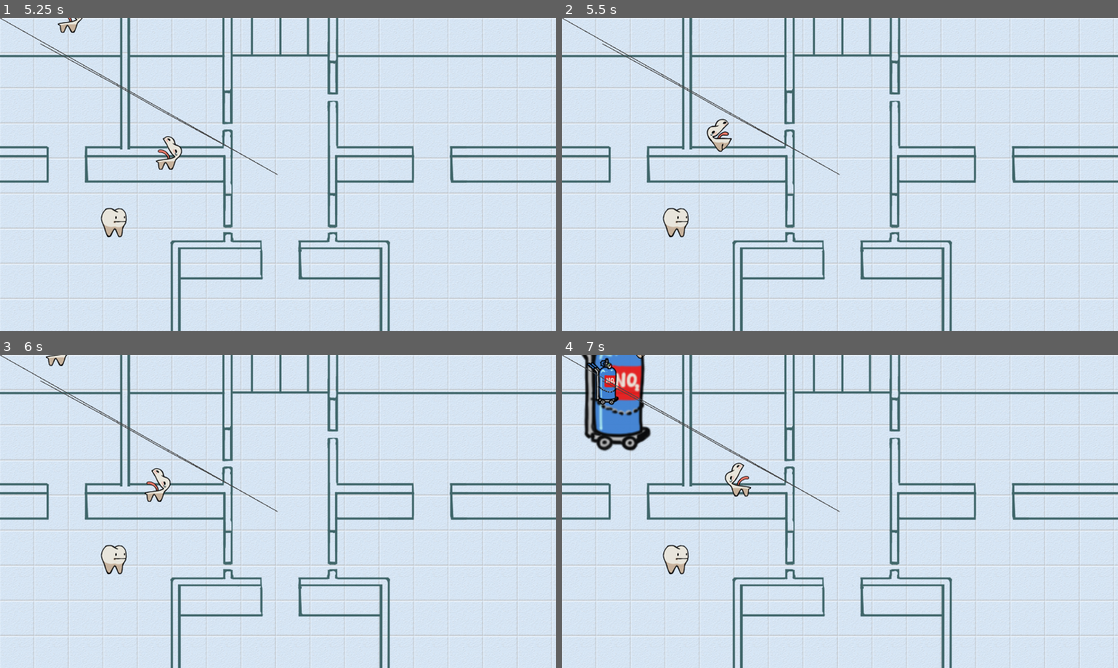
Above: before the commit, frames 1-4 (two rows, left to right).
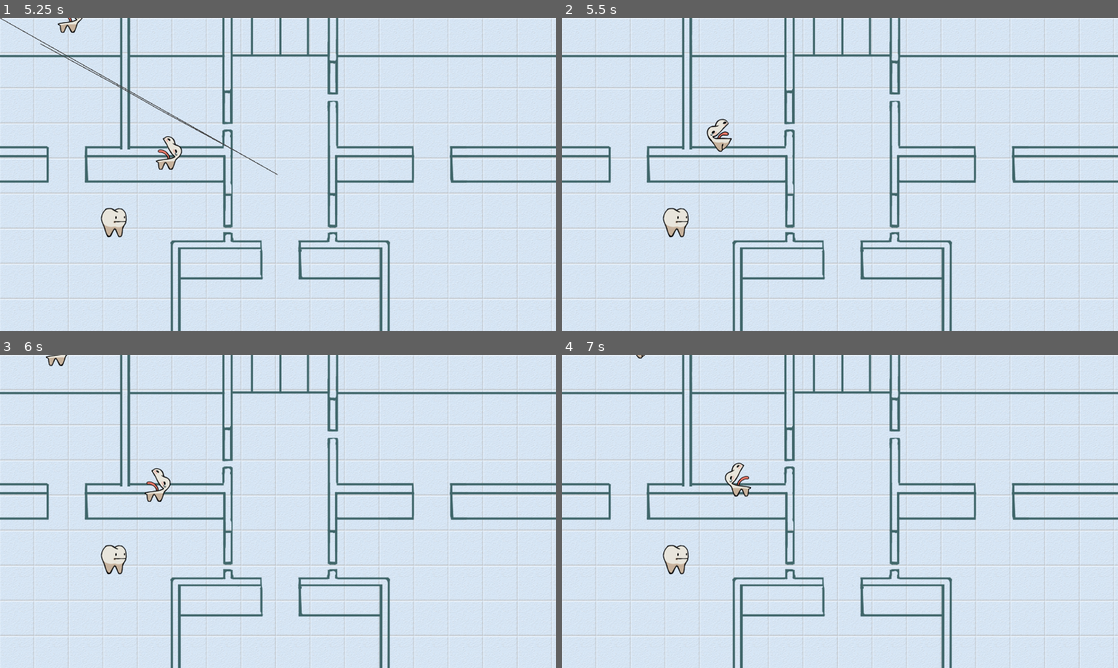
Above: after the commit, the same moments.

Repository: Mapachana/GlobalGameJam2024
Game: Godot game, scene res://escenas/ruta_test.tscn
Two runs of this game, one before a commit and one after it. Both use one fixed random seed, a clock stepped at 60 frames per second and the inputs below.
Inputs (mouse positions are in pixels of both pictures, inside the frame that each line leads up to):
- Up to frame 1 (5.25 s): drag from (278, 174) to (38, 43) at 0.52 s; drag from (166, 190) to (22, 30) at 1.27 s; move the mouse to (333, 105) at 2.02 s; press the mouse at (333, 105) at 2.03 s; release the mouse at (333, 105) at 2.75 s; drag from (250, 237) to (66, 18) at 2.77 s; move the mouse to (444, 221) at 3.52 s; press the mouse at (444, 221) at 3.53 s; release the mouse at (444, 221) at 4.25 s; drag from (111, 127) to (278, 174) at 4.27 s; move the mouse to (305, 174) at 5.02 s; press the mouse at (305, 174) at 5.03 s
- Up to frame 2 (5.5 s): no input
- Up to frame 3 (6 s): release the mouse at (305, 511) at 5.75 s; drag from (194, 433) to (166, 527) at 5.77 s
- Up to frame 4 (7 s): move the mouse to (962, 495) at 6.52 s; press the mouse at (962, 495) at 6.53 s

Frame 1 is identical in both runs. In frame 2, 0.3% of the frame differs, in the area x 0-50%, y 0-51%; in frame 3, 0.3%; in frame 4, 3.4%.

Commit message:
Arreglo bug close #16

Diff:
--- a/escenas/ruta.gd
+++ b/escenas/ruta.gd
@@ -29,6 +29,10 @@
 var tiempo_carga = 0
 const MIN_TIEMPO = 0.3
 
+var explotada = false
+var tiempo_exp = 0
+const TIEMPO_DESAPARECER = 4
+
 # Called when the node enters the scene tree for the first time.
 func _ready():
 	setup_ruta()
@@ -38,6 +42,10 @@
 	tiempo_carga += delta
 
 	if tiempo_carga >= MIN_TIEMPO:
+		if explotada:
+			tiempo_exp += delta
+			if tiempo_exp >= TIEMPO_DESAPARECER:
+				queue_free()
 
 		if estado!=final:
 			if Input.is_action_pressed("pinchar"):
@@ -48,6 +56,8 @@
 			if Input.is_action_pressed("pinchar"):
 				if contenido>0:
 					$MuelaParada/AnimationPlayerHumo.play("flusss")
+					explotada = true
+
 
 
 	if estado==final:
@@ -61,9 +71,13 @@
 				$MuelaParada.position=$MuelaParada.position+(siguiente_objetivo-$MuelaParada.position).normalized()*velocidad
 			else:
 				$MuelaParada/AnimationPlayerHumo.play("flusss")
+				explotada = true
+
 
 		else:
 			$MuelaParada/AnimationPlayerHumo.play("flusss")
+			explotada = true
+
 
 
 		#$Path2D/PathFollow2D.set_progress(progreso)
